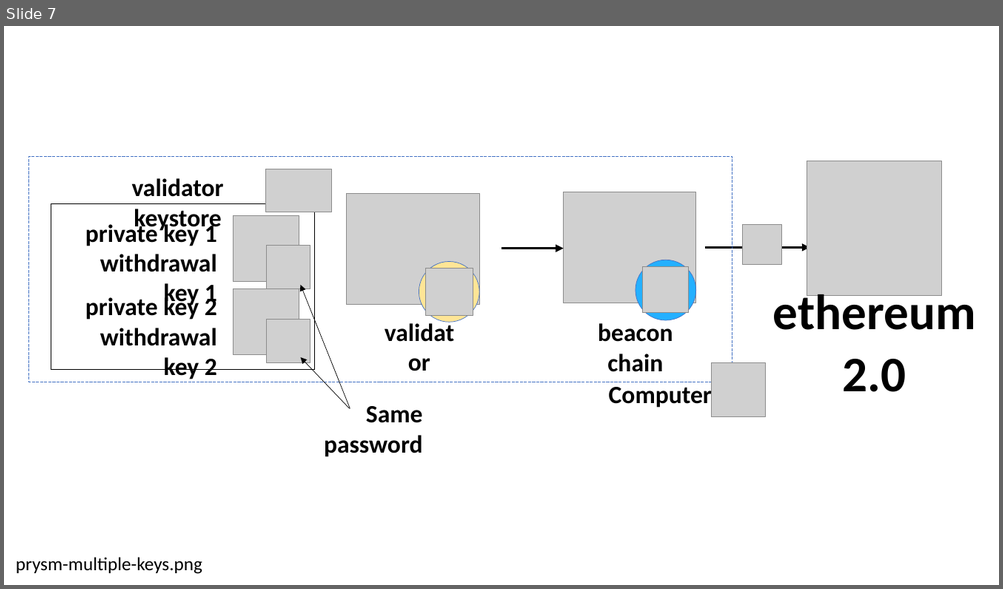
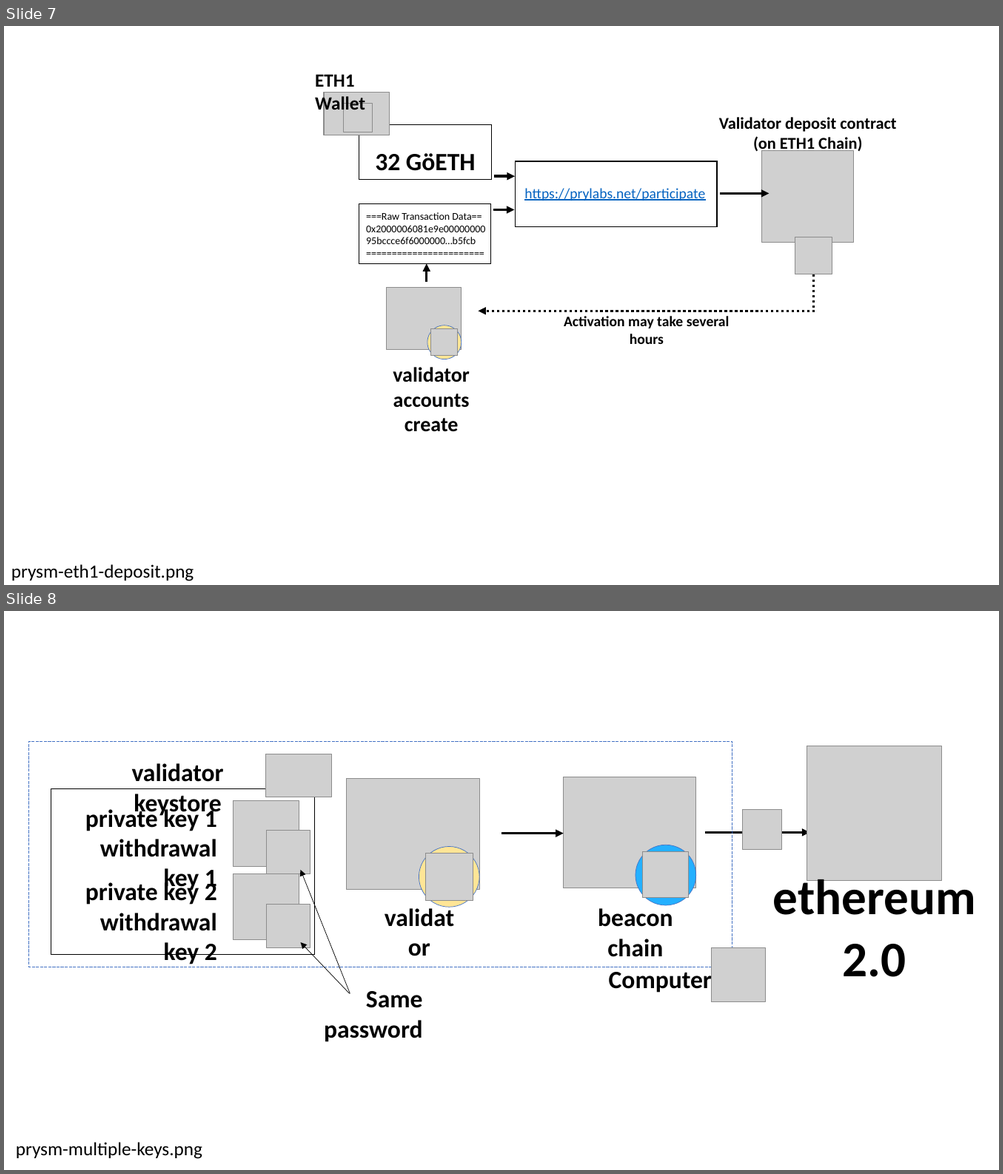
Before and after one commit to prysmaticlabs/documentation, a slide deck: website/static/img/Prysm_Docs.pptx. Shown one above the other, each under a label of ours: slide 7 before the commit, slides 7 and 8 after it. The pictures are 1003x589 and 1003x1174 pixels, drawn with LibreOffice and Linux fonts; fonts in the diff are those of the drawing; grey boxes stand for pictures. Boxes give left, top, right and bottom in pixels: in the first picture for what was removed or moved away, otherwise in the second. Text is boxed around its words. In the diff, an @@ line names an element or a change of style, - is before the commit and + after.

```diff
--- a/website/static/img/Prysm_Docs.pptx
+++ b/website/static/img/Prysm_Docs.pptx
@@ slide 7 added at (4,26,999,585), background #FFFFFF @@
@@ text added at (315,74,365,114), 18 pt, text #000000, bold @@
+ETH1 Wallet
@@ picture added at (324,93,390,136) @@
@@ picture added at (344,104,373,133) @@
@@ rectangle added at (358,125,491,180), outline #000000 1 pt @@
@@ text added at (719,117,896,153), 16 pt, text #000000, bold @@
+Validator deposit contract
+(on ETH1 Chain)
@@ text added at (375,153,475,171), 24 pt, text #000000, bold @@
+32 GöETH
@@ picture added at (762,150,854,242) @@
@@ arrow added from (493, 177) to (515, 177), #000000 2.5 pt @@
@@ rectangle added at (515,162,717,227), outline #000000 1 pt @@
@@ text added at (524,188,705,201), 14 pt, text #0563C1, underline @@
+https://prylabs.net/participate
@@ arrow added from (720, 194) to (768, 194), #000000 2.5 pt @@
@@ rectangle added at (358,204,490,264), outline #000000 1 pt @@
@@ text added at (366,212,481,244), 10 pt, text #000000 @@
+===Raw Transaction Data==
+0x2000006081e9e0000000095bccce6f6000000…b5fcb
+=======================
@@ arrow added from (493, 210) to (515, 210), #000000 2.5 pt @@
@@ picture added at (795,237,832,275) @@
@@ arrow added from (427, 283) to (427, 264), #000000 2.5 pt @@
@@ picture added at (387,287,461,350) @@
@@ line added from (814, 275) to (814, 309), #000000 2.5 pt dashed @@
@@ arrow added from (815, 311) to (478, 311), #000000 2.5 pt dashed @@
@@ ellipse added at (427,326,461,360), fill #FFE596, outline #4472C4 0.5 pt @@
@@ picture added at (431,329,458,356) @@
@@ text added at (563,316,729,344), 14 pt, text #000000, bold @@
+Activation may take several hours
@@ text added at (392,367,469,432), 20 pt, text #000000, bold @@
+validator
+accounts create
@@ text added at (11,565,193,582), 18 pt, text #000000 @@
+prysm-eth1-deposit.png
@@ what was slide 7 is now slide 8 @@
```
Also in this commit, not shown: 3 slides changed, 10 other files.
